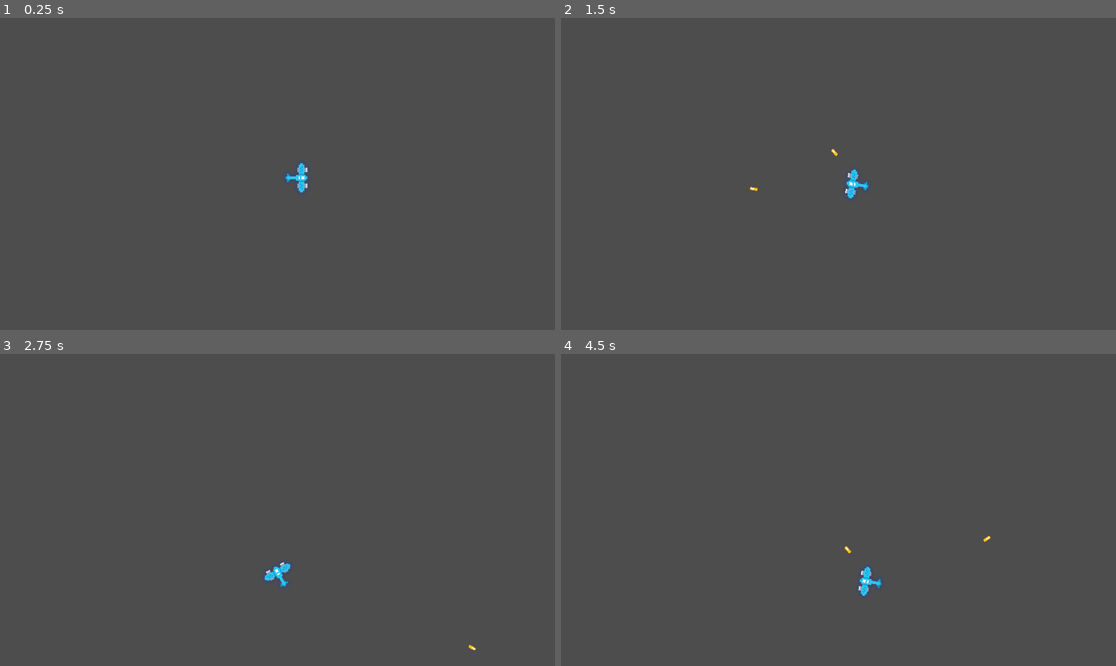
Above: before the commit, frames 1-4 (two rows, left to right).
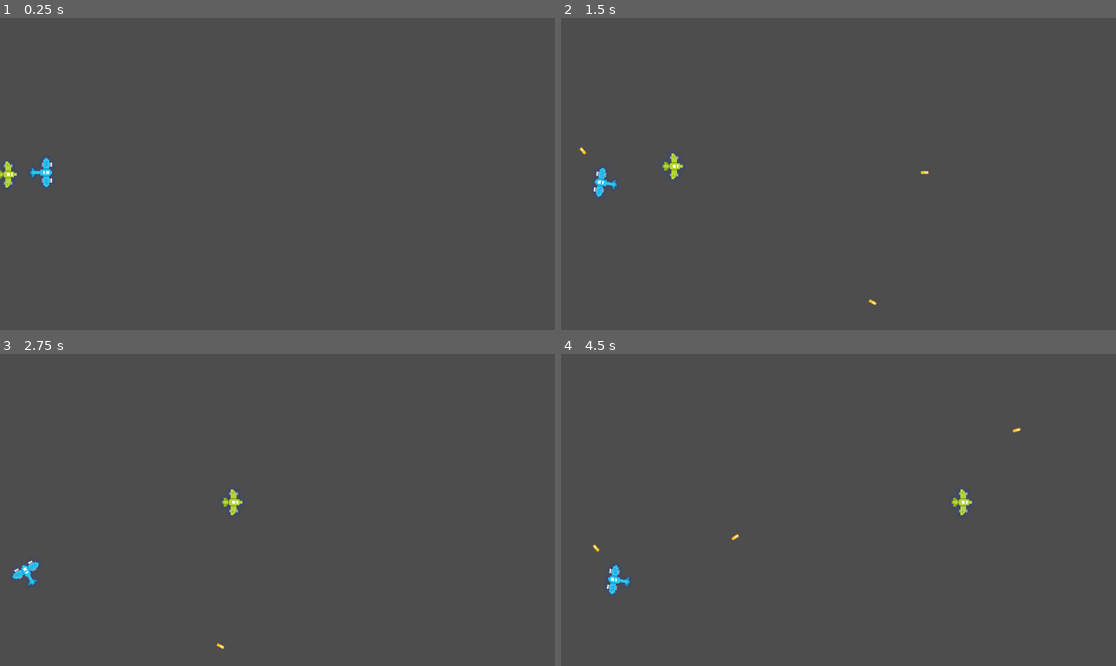
Above: after the commit, the same moments.

Repository: fjolne/plains
Game: Godot game, scene res://scenes/game.tscn
Two runs of this game, one before a commit and one after it. Both use one fixed random seed, a clock stepped at 60 frames per second and the inputs below.
Inputs:
- Up to frame 1 (0.25 s): no input
- Up to frame 2 (1.5 s): tap Enter (ui_accept) at 0.5, 0.6, 0.77, 1.07, 1.35 s; hold Right (ui_right) 0.53-1.28 s; hold Left (ui_left) from 1.28 s (still down)
- Up to frame 3 (2.75 s): tap Enter (ui_accept) at 1.52, 1.82, 2.1 s; release Left (ui_left) at 2.03 s; hold Right (ui_right) from 2.03 s (still down)
- Up to frame 4 (4.5 s): tap Enter (ui_accept) at 2.85, 3.02, 3.32, 3.6, 3.77, 4.07, 4.35 s; release Right (ui_right) at 3.53 s; hold Left (ui_left) from 3.53 s (still down)

The runs differ from the first frame. In frame 1, 0.5% of the frame differs, in the area x 0-56%, y 44-56%; in frame 2, 0.6%; in frame 3, 0.5%; in frame 4, 0.6%, in the area x 5-83%, y 23-78%.

Commit message:
2p

Diff:
--- a/project.godot
+++ b/project.godot
@@ -15,6 +15,47 @@
 config/features=PackedStringArray("4.2", "Forward Plus")
 config/icon="res://icon.svg"
 
+[input]
+
+rotate_left_0={
+"deadzone": 0.5,
+"events": [Object(InputEventKey,"resource_local_to_scene":false,"resource_name":"","device":-1,"window_id":0,"alt_pressed":false,"shift_pressed":false,"ctrl_pressed":false,"meta_pressed":false,"pressed":false,"keycode":0,"physical_keycode":65,"key_label":0,"unicode":97,"echo":false,"script":null)
+, Object(InputEventKey,"resource_local_to_scene":false,"resource_name":"","device":-1,"window_id":0,"alt_pressed":false,"shift_pressed":false,"ctrl_pressed":false,"meta_pressed":false,"pressed":false,"keycode":0,"physical_keycode":4194319,"key_label":0,"unicode":0,"echo":false,"script":null)
+, Object(InputEventJoypadMotion,"resource_local_to_scene":false,"resource_name":"","device":0,"axis":0,"axis_value":-1.0,"script":null)
+, Object(InputEventJoypadButton,"resource_local_to_scene":false,"resource_name":"","device":0,"button_index":13,"pressure":0.0,"pressed":true,"script":null)
+]
+}
+rotate_right_0={
+"deadzone": 0.5,
+"events": [Object(InputEventKey,"resource_local_to_scene":false,"resource_name":"","device":-1,"window_id":0,"alt_pressed":false,"shift_pressed":false,"ctrl_pressed":false,"meta_pressed":false,"pressed":false,"keycode":0,"physical_keycode":68,"key_label":0,"unicode":100,"echo":false,"script":null)
+, Object(InputEventKey,"resource_local_to_scene":false,"resource_name":"","device":-1,"window_id":0,"alt_pressed":false,"shift_pressed":false,"ctrl_pressed":false,"meta_pressed":false,"pressed":false,"keycode":0,"physical_keycode":4194321,"key_label":0,"unicode":0,"echo":false,"script":null)
+, Object(InputEventJoypadMotion,"resource_local_to_scene":false,"resource_name":"","device":0,"axis":0,"axis_value":1.0,"script":null)
+, Object(InputEventJoypadButton,"resource_local_to_scene":false,"resource_name":"","device":0,"button_index":14,"pressure":0.0,"pressed":true,"script":null)
+]
+}
+fire_0={
+"deadzone": 0.5,
+"events": [Object(InputEventKey,"resource_local_to_scene":false,"resource_name":"","device":-1,"window_id":0,"alt_pressed":false,"shift_pressed":false,"ctrl_pressed":false,"meta_pressed":false,"pressed":false,"keycode":0,"physical_keycode":32,"key_label":0,"unicode":32,"echo":false,"script":null)
+, Object(InputEventKey,"resource_local_to_scene":false,"resource_name":"","device":-1,"window_id":0,"alt_pressed":false,"shift_pressed":false,"ctrl_pressed":false,"meta_pressed":false,"pressed":false,"keycode":0,"physical_keycode":4194309,"key_label":0,"unicode":0,"echo":false,"script":null)
+, Object(InputEventJoypadButton,"resource_local_to_scene":false,"resource_name":"","device":0,"button_index":0,"pressure":0.0,"pressed":true,"script":null)
+]
+}
+rotate_left_1={
+"deadzone": 0.5,
+"events": [Object(InputEventJoypadMotion,"resource_local_to_scene":false,"resource_name":"","device":1,"axis":0,"axis_value":-1.0,"script":null)
+]
+}
+rotate_right_1={
+"deadzone": 0.5,
+"events": [Object(InputEventJoypadMotion,"resource_local_to_scene":false,"resource_name":"","device":1,"axis":0,"axis_value":1.0,"script":null)
+]
+}
+fire_1={
+"deadzone": 0.5,
+"events": [Object(InputEventJoypadButton,"resource_local_to_scene":false,"resource_name":"","device":1,"button_index":0,"pressure":0.0,"pressed":true,"script":null)
+]
+}
+
 [rendering]
 
 textures/canvas_textures/default_texture_filter=0
--- a/scenes/game.tscn
+++ b/scenes/game.tscn
@@ -4,6 +4,11 @@
 
 [node name="Node2D" type="Node2D"]
 
-[node name="plane" parent="." instance=ExtResource("1_slr0k")]
-position = Vector2(567, 332)
+[node name="plane0" parent="." instance=ExtResource("1_slr0k")]
+position = Vector2(37, 321)
 motion_mode = 1
+
+[node name="plane1" parent="." instance=ExtResource("1_slr0k")]
+position = Vector2(1116, 325)
+motion_mode = 1
+player_id = 1
--- a/scenes/plane.gd
+++ b/scenes/plane.gd
@@ -1,23 +1,23 @@
 extends CharacterBody2D
 
-
-const SPEED = 200.0
-const ROT_SPEED = 0.1
-const JUMP_VELOCITY = -400.0
+@export var player_id = 0
+@export var SPEED = 200.0
+@export var ROT_SPEED = 0.1
 
 var projectile = preload("res://scenes/projectile.tscn")
 
 func _ready():
+	$AnimatedSprite2D.animation = "p%s" % player_id
 	velocity = Vector2.RIGHT * SPEED
 	rotation = velocity.angle() + PI / 2
 
 func _physics_process(delta):
-	var direction = Input.get_axis("ui_left", "ui_right")
+	var direction = Input.get_axis("rotate_left_%s" % player_id, "rotate_right_%s" % player_id)
 	if direction:
 		velocity = velocity.rotated(ROT_SPEED * direction)
 		rotation = velocity.angle() + PI / 2
 
-	if Input.is_action_just_pressed("ui_accept"):
+	if Input.is_action_just_pressed("fire_%s" % player_id):
 		var p = projectile.instantiate()
 		p.global_position = global_position + -transform.y * 15
 		p.rotation = rotation
--- a/scenes/plane.tscn
+++ b/scenes/plane.tscn
@@ -10,6 +10,10 @@
 atlas = ExtResource("1_7no5l")
 region = Rect2(0, 32, 32, 32)
 
+[sub_resource type="AtlasTexture" id="AtlasTexture_oskro"]
+atlas = ExtResource("1_7no5l")
+region = Rect2(64, 32, 32, 32)
+
 [sub_resource type="SpriteFrames" id="SpriteFrames_mwtkc"]
 animations = [{
 "frames": [{
@@ -17,7 +21,15 @@
 "texture": SubResource("AtlasTexture_4dt5f")
 }],
 "loop": true,
-"name": &"default",
+"name": &"p0",
+"speed": 5.0
+}, {
+"frames": [{
+"duration": 1.0,
+"texture": SubResource("AtlasTexture_oskro")
+}],
+"loop": true,
+"name": &"p1",
 "speed": 5.0
 }]
 
@@ -31,3 +43,4 @@
 
 [node name="AnimatedSprite2D" type="AnimatedSprite2D" parent="."]
 sprite_frames = SubResource("SpriteFrames_mwtkc")
+animation = &"p0"
Not shown: 1 places in scenes/plane.tscn that only renumber resources
